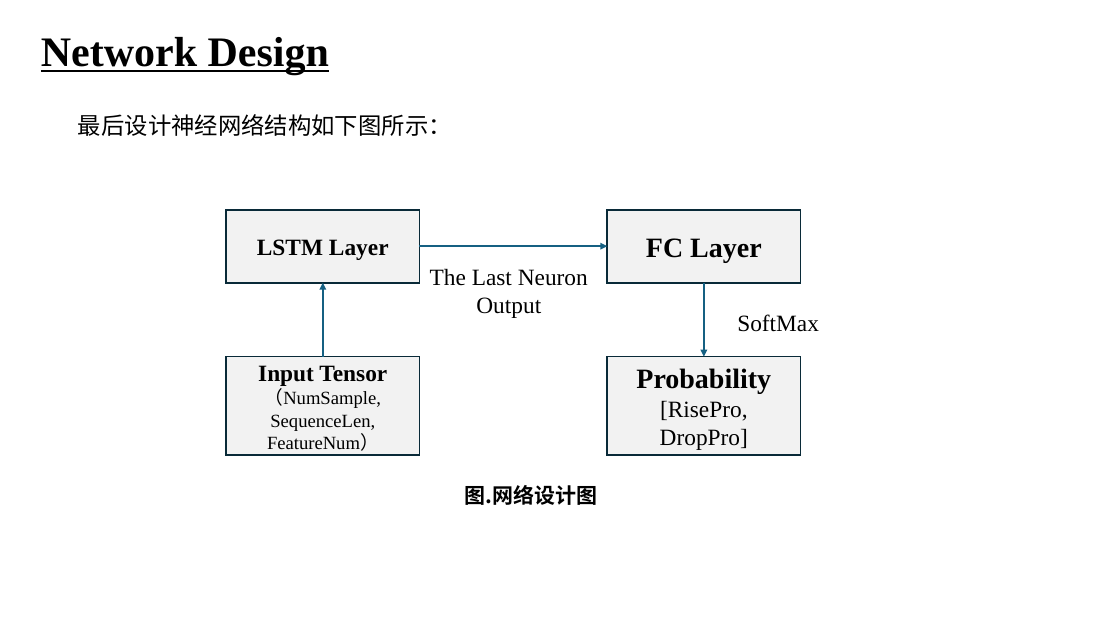
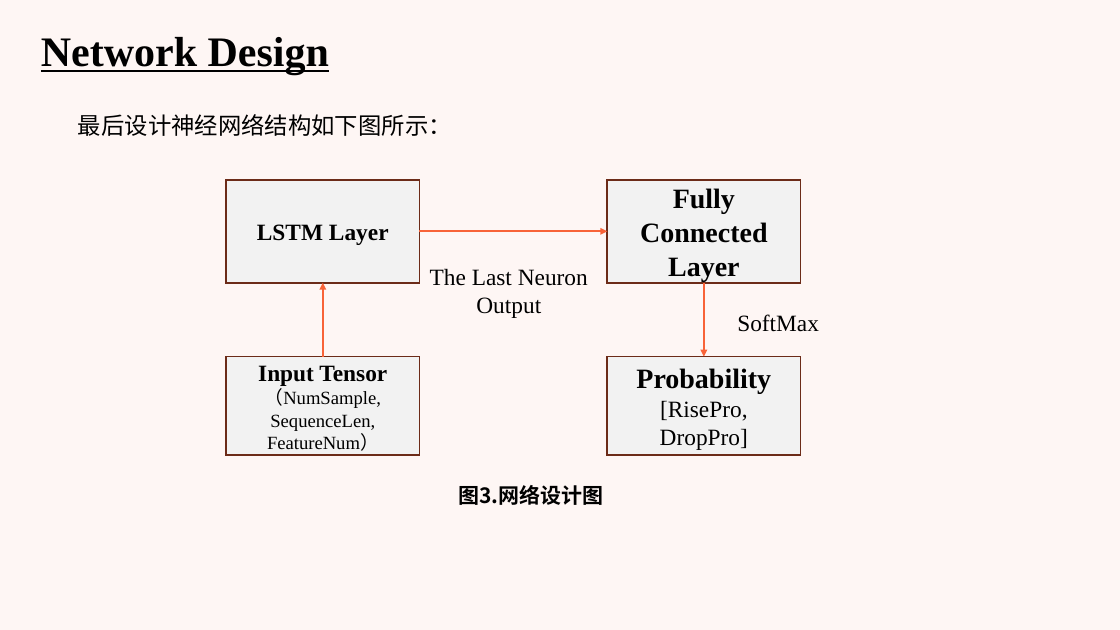
Before and after one commit to Jzzzi/Courses, a slide deck: slide 7 of introToAi/FinalPre/人工智能导论 股票预测.pptx. Drawn at 1120x630 pixels with LibreOffice and Linux fonts; fonts in the diff are those of the drawing. Boxes give left, top, right and bottom in pixels: in the first picture for what was removed or moved away, otherwise in the second. Text is boxed around its words. In the diff, an @@ line names an element or a change of style, - is before the commit and + after.

```diff
--- a/introToAi/FinalPre/人工智能导论 股票预测.pptx
+++ b/introToAi/FinalPre/人工智能导论 股票预测.pptx
@@ background #FFFFFF to #FEF6F4 @@
@@ rectangle "LSTM Layer": place and size @@
-rectangle "LSTM Layer" at <box>226,210,419,283</box>
+rectangle "LSTM Layer" at <box>226,180,419,283</box>
@@ outline #092A39 1.5 pt to #6D2B19 1.5 pt in 4 elements at <box>226,356,419,455</box>, <box>607,356,801,455</box>, <box>226,180,419,283</box>, <box>607,180,801,283</box> @@
@@ rectangle "Fully Connected Layer": place and size @@
-rectangle "Fully Connected Layer" at <box>607,210,801,283</box>
+rectangle "Fully Connected Layer" at <box>607,180,801,283</box>
@@ text in rectangle at <box>640,188,768,281</box>: text changed @@
-FC Layer
+Fully Connected Layer
@@ arrow moved from (419, 246) - (607, 246) to (419, 231) - (607, 231) @@
@@ arrow (419, 231) - (607, 231): stroke #156082 1.5 pt to #F86338 1.5 pt @@
@@ arrow (323, 356) - (323, 283): stroke #156082 1.5 pt to #F86338 1.5 pt @@
@@ arrow (704, 283) - (704, 356): stroke #156082 1.5 pt to #F86338 1.5 pt @@
@@ text at <box>458,485,603,505</box>: text changed @@
-图.网络设计图
+图3.网络设计图
```
Also in this commit, not shown: 12 other slides changed, 4 slides added, 2 slides removed, 4 other files.
